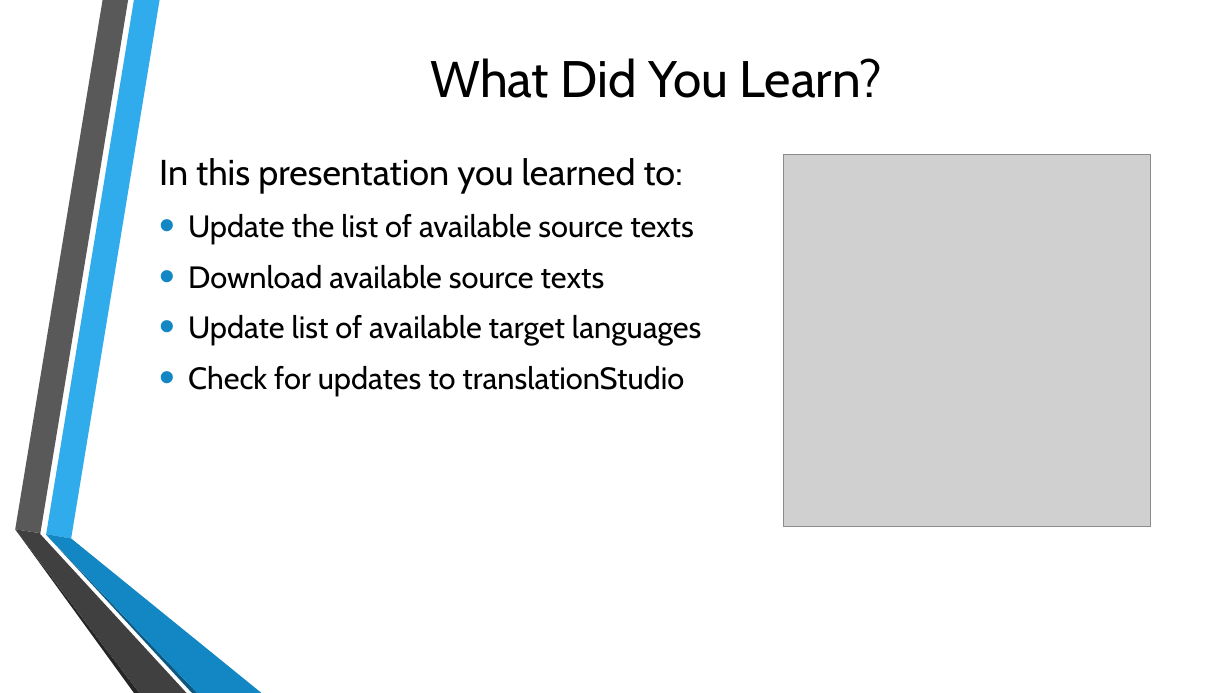
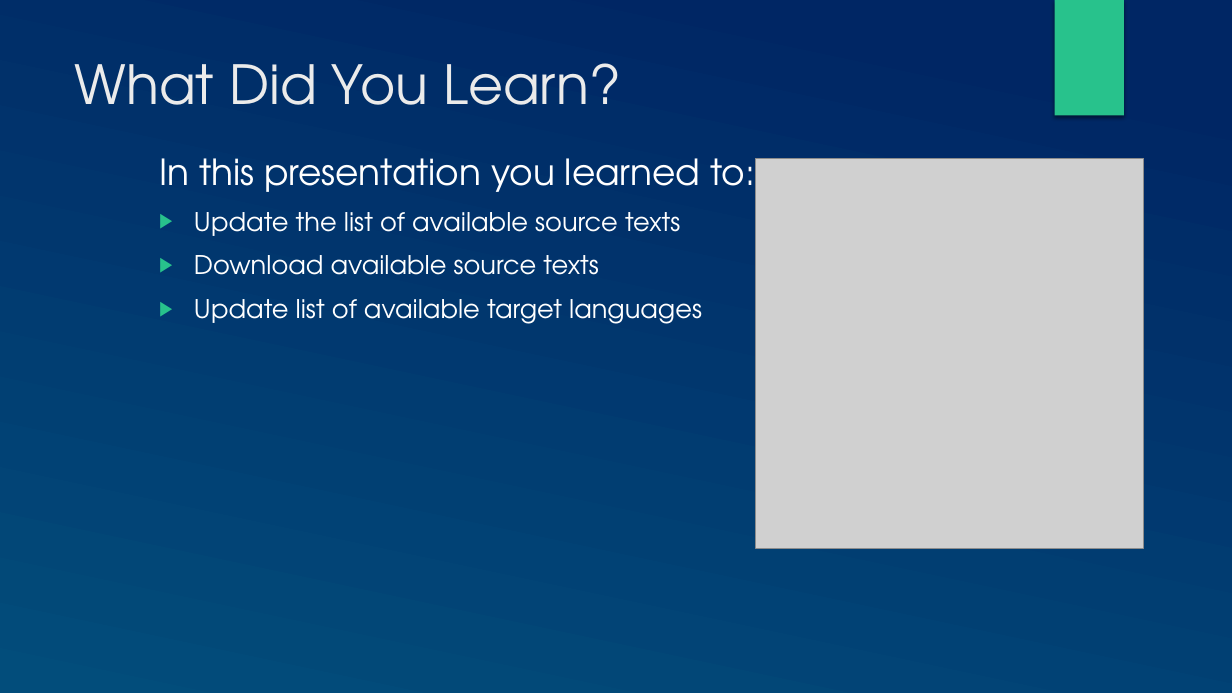
Before and after one commit to mondele/btt-writer-docs, a slide deck: slide 10 of docs/DUpdate.pptx. Drawn at 1232x693 pixels with LibreOffice and Linux fonts; fonts in the diff are those of the drawing; grey boxes stand for pictures; background and template pictures are left out. Boxes give left, top, right and bottom in pixels: in the first picture for what was removed or moved away, otherwise in the second. Text is boxed around its words. In the diff, an @@ line names an element or a change of style, - is before the commit and + after.

```diff
--- a/docs/DUpdate.pptx
+++ b/docs/DUpdate.pptx
@@ background picture (left out) to gradient #002664 to #024E7B @@
@@ rectangle added at (x1=1055, y1=0, x2=1124, y2=116), fill #28C28C @@
@@ title "What Did You Learn?" moved from (x1=430, y1=58, x2=882, y2=98) to (x1=75, y1=63, x2=621, y2=105) @@
@@ title "What Did You Learn?" at (x1=75, y1=63, x2=621, y2=105): size 40 to 42 pt, font Cabin to TeX Gyre Adventor, text colour #000000 to #EBEBEB; alignment centre to left; vertical alignment middle to top @@
@@ text "In this presentation you learned ..." at (x1=159, y1=158, x2=755, y2=324): font Cabin to TeX Gyre Adventor, text colour #000000 to #FFFFFF; size 24 to 20 pt in "Update the list of available source texts", "Download available source texts", "Update list of available target languages"; less space between paragraphs; bullet • to ▶; bullet colour #1287C3 to #28C28C @@
@@ picture resized from (x1=784, y1=154, x2=1151, y2=527) to (x1=756, y1=158, x2=1144, y2=548) @@
@@ text at (x1=188, y1=366, x2=684, y2=396): paragraph removed @@
-• Check for updates to translationStudio
@@ group removed at (x1=15, y1=0, x2=262, y2=693): 6 freeform shapes @@
```
Also in this commit, not shown: 8 other slides changed, 1 slide added, 1 slide removed, 1 other file.
